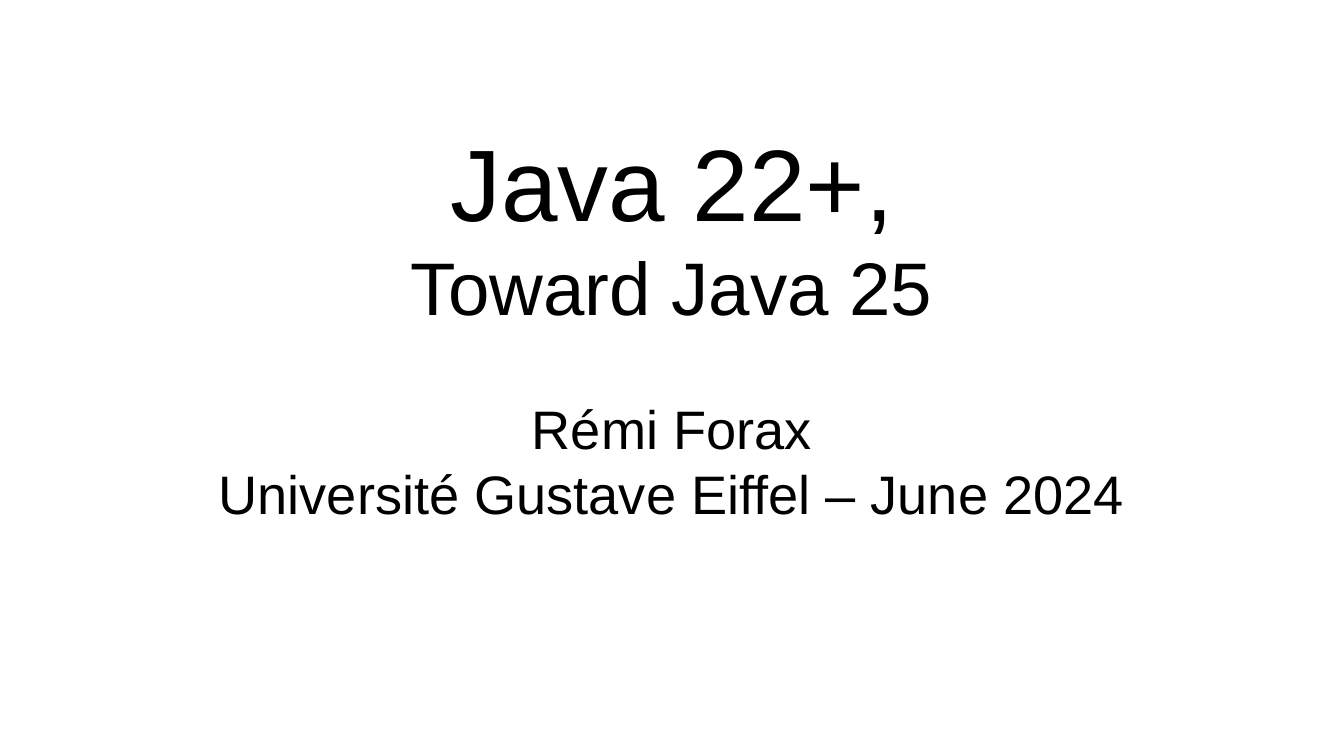
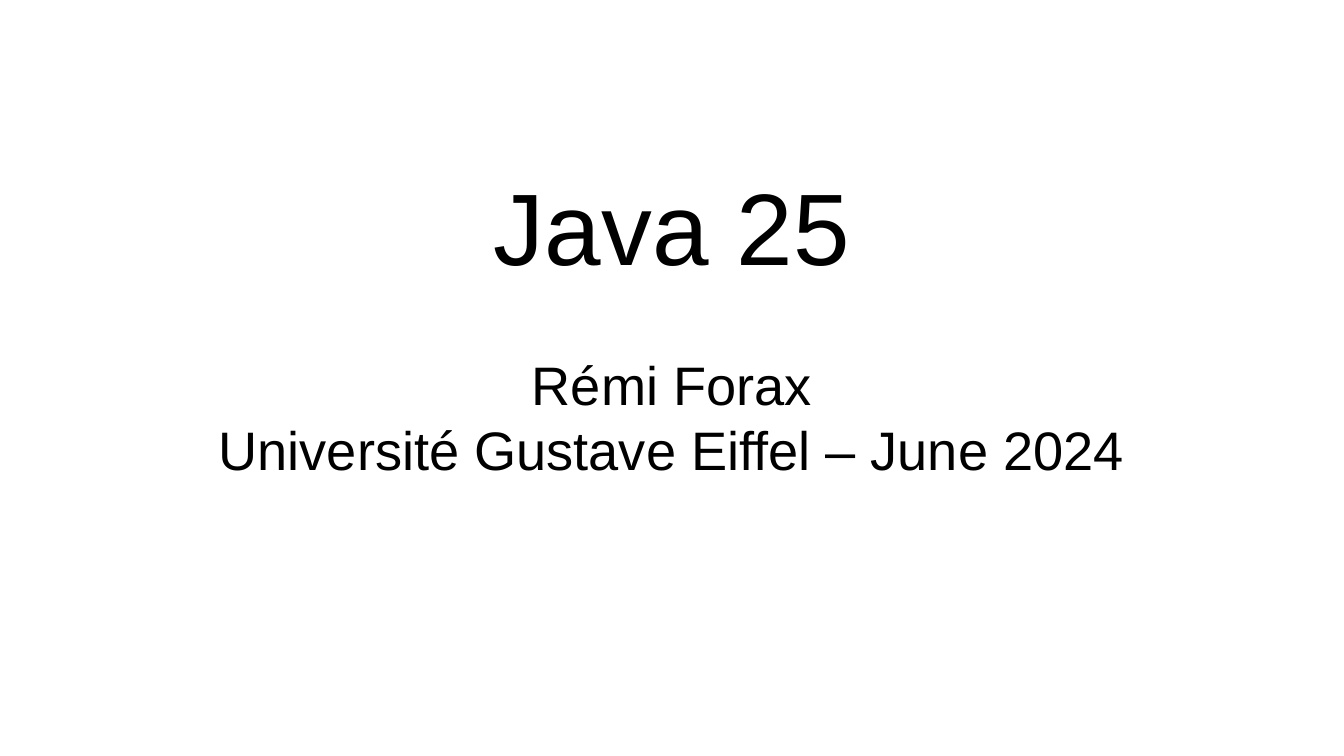
Before and after one commit to forax/java-25-demo, a slide deck: slide 1 of java-25.odp. Drawn at 1344x756 pixels with LibreOffice and Linux fonts; fonts in the diff are those of the drawing. Boxes give left, top, right and bottom in pixels: in the first picture for what was removed or moved away, otherwise in the second. Text is boxed around its words. In the diff, an @@ line names an element or a change of style, - is before the commit and + after.

```diff
--- a/java-25.odp
+++ b/java-25.odp
@@ subtitle at bbox=[219, 194, 1124, 471]: text changed @@
-Java 22+,
-Toward Java 25
-Rémi Forax
-Université Gustave Eiffel – June 2024
+Java 25
+Rémi Forax
+Université Gustave Eiffel – June 2024
```
Also in this commit, not shown: 2 other slides changed, 30 slides added, 20 slides removed, 13 other files.
